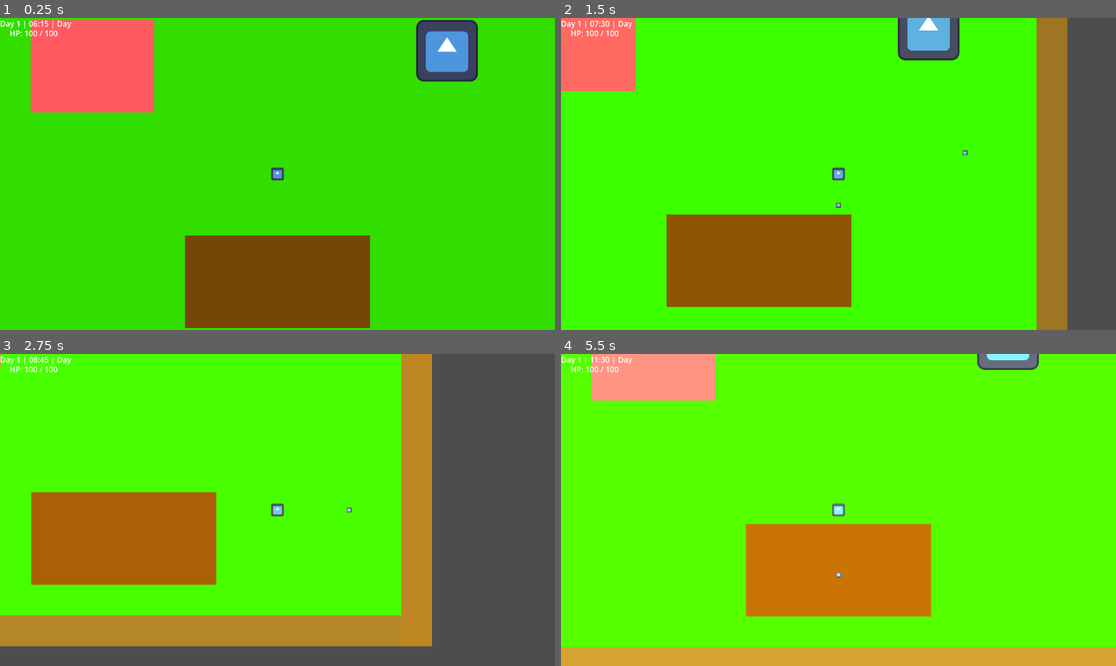
Above: before the commit, frames 1-4 (two rows, left to right).
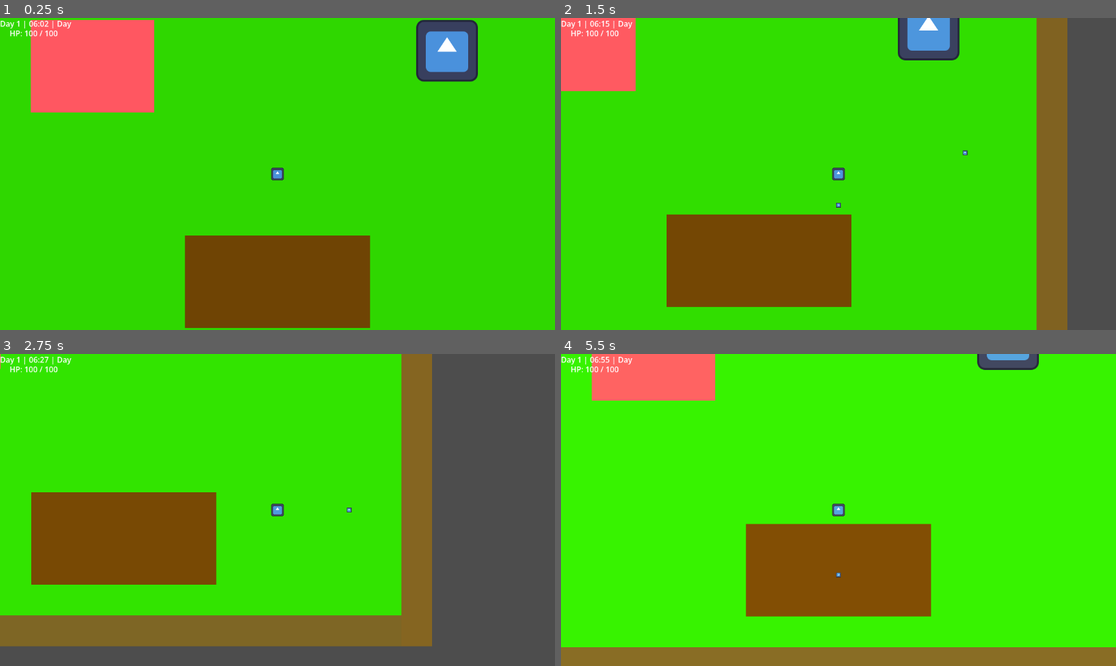
Above: after the commit, the same moments.

Repository: Rohan919477/Farmer-Savior
Game: Godot game, scene res://scenes/main/Main.tscn
Same seed, same stepped clock (60 frames per second), same inputs: the game is played once before the commit and once after it. The engine's default icon, where the game draws it, is replaced by a stand-in: a white triangle on a blue panel in a dark square.
Inputs (mouse positions are in pixels of both pictures, inside the frame that each line leads up to):
- Up to frame 1 (0.25 s): no input
- Up to frame 2 (1.5 s): tap Enter at 0.5 s; move the mouse to (960, 158) at 0.52 s; hold D (move_right) 0.53-1.28 s; right-click (960, 158) at 0.6 s; click (960, 158) at 0.8 s; move the mouse to (727, 189) at 1.27 s; hold S (move_down) from 1.28 s (still down); click (727, 189) at 1.35 s
- Up to frame 3 (2.75 s): right-click (166, 525) at 1.55 s; move the mouse to (333, 441) at 2.02 s; release S (move_down) at 2.03 s; hold D (move_right) from 2.03 s (still down); tap E (interact) at 2.1 s; click (333, 441) at 2.3 s
- Up to frame 4 (5.5 s): move the mouse to (810, 572) at 2.77 s; release D (move_right) at 2.78 s; hold W (move_up) 2.78-3.53 s; right-click (810, 572) at 2.85 s; click (810, 572) at 2.92 s; move the mouse to (1005, 556) at 3.52 s; hold A (move_left) 3.53-5.03 s; click (1005, 556) at 3.6 s; move the mouse to (672, 463) at 4.27 s; right-click (672, 463) at 4.35 s; move the mouse to (866, 510) at 5.02 s; hold S (move_down) from 5.03 s (still down); click (866, 510) at 5.1 s

The runs differ from the first frame. In frame 1, less than 0.1% of the frame differs, in the area x 7-9%, y 0-3%; in frame 2, 87%; in frame 3, 73%; in frame 4, 100%, in the area x 0-100%, y 0-100%.

Commit message:
Refactor Seed Shooter into modular default pistol

Diff:
--- a/scenes/main/Main.tscn
+++ b/scenes/main/Main.tscn
@@ -31,7 +31,6 @@
 
 [node name="TimeManager" type="Node" parent="." unique_id=428679080]
 script = ExtResource("2_nha0i")
-minutes_per_real_second = 60.0
 
 [node name="SaveManager" type="Node" parent="." unique_id=1792121914]
 script = ExtResource("3_q24mn")
--- a/scenes/player/player.tscn
+++ b/scenes/player/player.tscn
@@ -2,8 +2,8 @@
 
 [ext_resource type="Texture2D" uid="uid://ddgq1bxbelcds" path="res://icon.svg" id="1_8afob"]
 [ext_resource type="Script" uid="uid://cyxd8puynxcko" path="res://scripts/player/Player.gd" id="1_dovo2"]
-[ext_resource type="PackedScene" uid="uid://bk6qkc20lp0qv" path="res://scenes/projectiles/SeedProjectile.tscn" id="2_gmlin"]
-[ext_resource type="Script" uid="uid://pni2fpx1fdu4" path="res://scripts/weapons/HoeHitBox.gd" id="4_lvxji"]
+[ext_resource type="Script" uid="uid://pni2fpx1fdu4" path="res://scripts/weapons/melee/HoeHitBox.gd" id="4_lvxji"]
+[ext_resource type="PackedScene" uid="uid://cp0c14boaelvi" path="res://scenes/weapons/ranged/Pistol.tscn" id="5_p47bc"]
 
 [sub_resource type="RectangleShape2D" id="RectangleShape2D_dovo2"]
 size = Vector2(32, 32)
@@ -14,7 +14,6 @@
 [node name="Player" type="CharacterBody2D" unique_id=1647505724 groups=["player"]]
 collision_mask = 4
 script = ExtResource("1_dovo2")
-seed_projectile_scene = ExtResource("2_gmlin")
 
 [node name="Sprite2D" type="Sprite2D" parent="." unique_id=493241805]
 scale = Vector2(0.2, 0.2)
@@ -41,3 +40,5 @@
 offset_top = 20.0
 offset_right = 60.0
 offset_bottom = 43.0
+
+[node name="Pistol" parent="." unique_id=1920361992 instance=ExtResource("5_p47bc")]
--- /dev/null
+++ b/scenes/weapons/ranged/Pistol.tscn
@@ -0,0 +1,11 @@
+[gd_scene format=3 uid="uid://cp0c14boaelvi"]
+
+[ext_resource type="Script" uid="uid://clxcxkuv23uts" path="res://scripts/weapons/ranged/Pistol.gd" id="1_pk367"]
+[ext_resource type="PackedScene" uid="uid://bk6qkc20lp0qv" path="res://scenes/weapons/ranged/PistolBullet.tscn" id="2_8oncx"]
+
+[node name="Pistol" type="Node2D" unique_id=1920361992]
+script = ExtResource("1_pk367")
+bullet_scene = ExtResource("2_8oncx")
+
+[node name="MuzzlePoint" type="Marker2D" parent="." unique_id=1863359444]
+position = Vector2(32, 0)
--- a/scenes/projectiles/SeedProjectile.tscn
+++ b/scenes/weapons/ranged/PistolBullet.tscn
@@ -1,12 +1,12 @@
 [gd_scene format=3 uid="uid://bk6qkc20lp0qv"]
 
-[ext_resource type="Script" uid="uid://dq5w2p1cebn4j" path="res://scripts/projectiles/SeedProjectile.gd" id="1_3pyj2"]
+[ext_resource type="Script" uid="uid://dq5w2p1cebn4j" path="res://scripts/weapons/ranged/PistolBullet.gd" id="1_3pyj2"]
 [ext_resource type="Texture2D" uid="uid://ddgq1bxbelcds" path="res://icon.svg" id="2_kjwtf"]
 
 [sub_resource type="CircleShape2D" id="CircleShape2D_h5d53"]
 radius = 8.0
 
-[node name="SeedProjectile" type="Area2D" unique_id=1821798878]
+[node name="PistolBullet" type="Area2D" unique_id=1821798878]
 collision_layer = 8
 collision_mask = 2
 script = ExtResource("1_3pyj2")
--- a/scripts/player/Player.gd
+++ b/scripts/player/Player.gd
@@ -2,12 +2,10 @@
 
 @export var move_speed: float = 220.0
 @export var max_health: int = 100
-@export var seed_projectile_scene: PackedScene
 
 var current_health: int
 var facing_direction: Vector2 = Vector2.RIGHT
 var can_melee_attack: bool = true
-var can_shoot: bool = true
 
 var seeds: int = 0
 var scrap: int = 0
@@ -16,6 +14,7 @@
 @onready var hoe_hitbox: Area2D = $HoeHitbox
 @onready var hoe_collision: CollisionShape2D = $HoeHitbox/CollisionShape2D
 @onready var health_label: Label = $PlayerDebugUI/HealthLabel
+@onready var pistol: Pistol = $Pistol
 
 func _ready() -> void:
 	current_health = max_health
@@ -43,13 +42,14 @@
 	handle_combat_input()
 
 func handle_movement() -> void:
-	var input_direction := Vector2.ZERO
+	var input_direction: Vector2 = Input.get_vector(
+		"move_left",
+		"move_right",
+		"move_up",
+		"move_down",
+	)
 
-	input_direction.x = Input.get_action_strength("move_right") - Input.get_action_strength("move_left")
-	input_direction.y = Input.get_action_strength("move_down") - Input.get_action_strength("move_up")
-
-	if input_direction.length() > 0:
-		input_direction = input_direction.normalized()
+	if input_direction.length() > 0.0:
 		facing_direction = input_direction
 
 	velocity = input_direction * move_speed
@@ -57,37 +57,26 @@
 
 func handle_combat_input() -> void:
 	if Input.is_action_just_pressed("shoot"):
-		shoot_seed()
+		fire_pistol()
 
 	if Input.is_action_just_pressed("melee_attack"):
 		use_hoe_swing()
 
-func shoot_seed() -> void:
-	if not can_shoot:
+func fire_pistol() -> void:
+	if pistol == null:
+		print("Pistol node is missing from Player.tscn.")
 		return
 
-	if seed_projectile_scene == null:
-		print("Seed projectile scene is not assigned.")
-		return
-
-	can_shoot = false
-
-	var projectile = seed_projectile_scene.instantiate()
-	get_tree().current_scene.add_child(projectile)
-
-	projectile.global_position = global_position + facing_direction * 32
-	projectile.setup(facing_direction)
-
-	await get_tree().create_timer(0.25).timeout
-	can_shoot = true
+	pistol.fire(facing_direction)
 
 func use_hoe_swing() -> void:
+	print("Hoe swing pressed")
 	if not can_melee_attack:
 		return
 
 	can_melee_attack = false
 
-	hoe_hitbox.position = facing_direction * 32
+	hoe_hitbox.position = facing_direction * 32.0
 	hoe_collision.disabled = false
 
 	await get_tree().create_timer(0.12).timeout
@@ -122,7 +111,14 @@
 			print("Unknown resource type: ", resource_type)
 			return
 
-	print("Resources | Seeds: ", seeds, " Scrap: ", scrap, " Mutant Seeds: ", mutant_seeds)
+	print(
+		"Resources | Seeds: ",
+		seeds,
+		" Scrap: ",
+		scrap,
+		" Mutant Seeds: ",
+		mutant_seeds
+	)
 
 func die() -> void:
 	print("Player died.")
--- /dev/null
+++ b/scripts/weapons/ranged/Pistol.gd
@@ -0,0 +1,33 @@
+extends Node2D
+class_name Pistol
+
+@export var bullet_scene: PackedScene
+@export var fire_cooldown: float = 0.25
+
+@onready var muzzle_point: Marker2D = $MuzzlePoint
+
+var can_fire: bool = true
+
+func fire(direction: Vector2) -> void:
+	if not can_fire:
+		return
+
+	if bullet_scene == null:
+		print("Pistol Bullet scene is not assigned.")
+		return
+
+	if direction.length() <= 0.0:
+		return
+
+	can_fire = false
+	rotation = direction.angle()
+
+	var bullet: PistolBullet = bullet_scene.instantiate() as PistolBullet
+
+	if bullet != null:
+		get_tree().current_scene.add_child(bullet)
+		bullet.global_position = muzzle_point.global_position
+		bullet.setup(direction)
+
+	await get_tree().create_timer(fire_cooldown).timeout
+	can_fire = true
--- a/scripts/projectiles/SeedProjectile.gd
+++ b/scripts/weapons/ranged/PistolBullet.gd
@@ -1,4 +1,5 @@
 extends Area2D
+class_name PistolBullet
 
 @export var speed: float = 500.0
 @export var damage: int = 15
@@ -7,8 +8,6 @@
 var direction: Vector2 = Vector2.RIGHT
 
 func _ready() -> void:
-	print("SeedProjectile spawned at: ", global_position)
-
 	body_entered.connect(_on_body_entered)
 	area_entered.connect(_on_area_entered)
 
@@ -19,20 +18,20 @@
 	global_position += direction * speed * delta
 
 func setup(new_direction: Vector2) -> void:
-	if new_direction.length() > 0:
-		direction = new_direction.normalized()
+	if new_direction.length() <= 0.0:
+		return
+
+	direction = new_direction.normalized()
+	rotation = direction.angle()
 
 func _on_body_entered(body: Node) -> void:
-	print("Projectile body entered: ", body.name)
-
 	if body.has_method("take_damage"):
 		body.take_damage(damage)
 		queue_free()
 
 func _on_area_entered(area: Area2D) -> void:
-	print("Projectile area entered: ", area.name)
+	var target_parent: Node = area.get_parent()
 
-	var parent = area.get_parent()
-	if parent != null and parent.has_method("take_damage"):
-		parent.take_damage(damage)
+	if target_parent != null and target_parent.has_method("take_damage"):
+		target_parent.take_damage(damage)
 		queue_free()
Renamed: scripts/weapons/HoeHitBox.gd -> scripts/weapons/melee/HoeHitBox.gd
Renamed: scripts/weapons/HoeHitBox.gd.uid -> scripts/weapons/melee/HoeHitBox.gd.uid
Not shown, added: scripts/weapons/ranged/Pistol.gd.uid
Renamed: scripts/projectiles/SeedProjectile.gd.uid -> scripts/weapons/ranged/PistolBullet.gd.uid
